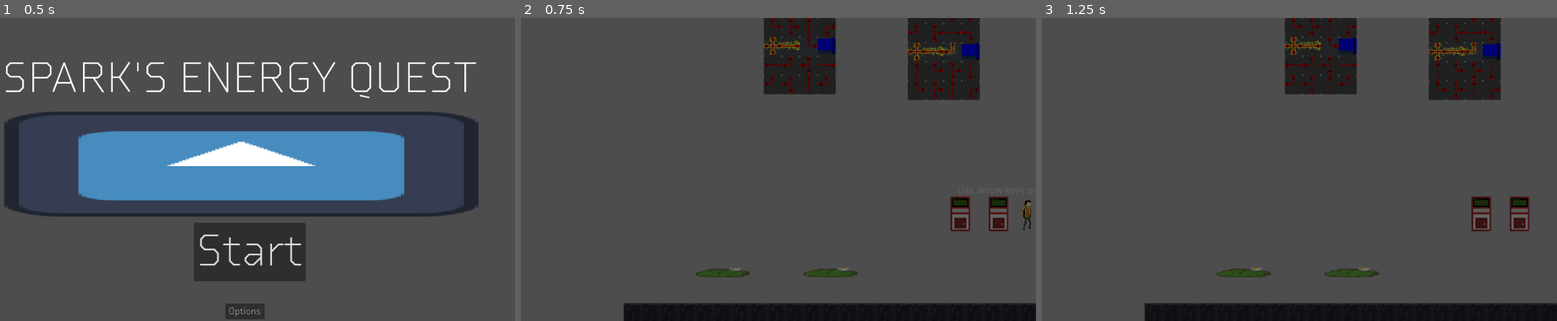
Above: before the commit, frames 1-3 (left to right).
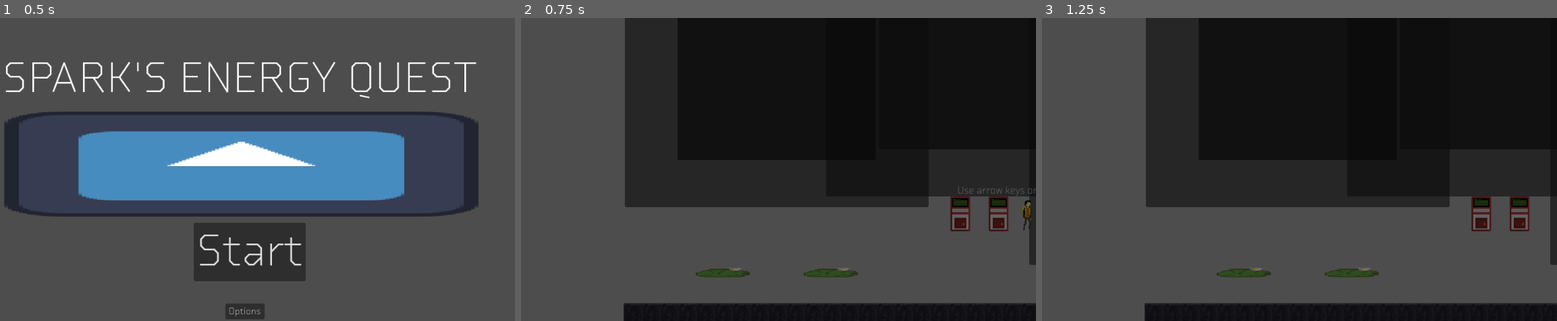
Above: after the commit, the same moments.

Repository: The-Spark-Industries/spark-energy
Game: Godot game, scene res://Master Scenes/titleScreen.tscn
Same seed, same stepped clock (60 frames per second), same inputs: the game is played once before the commit and once after it. The engine's default icon, where the game draws it, is replaced by a stand-in: a white triangle on a blue panel in a dark square.
Inputs:
- Up to frame 1 (0.5 s): no input
- Up to frame 2 (0.75 s): click "Start" at 0.5 s
- Up to frame 3 (1.25 s): no input

Frame 1 is identical in both runs. In frame 2, 44% of the frame differs, in the area x 20-100%, y 0-82%; in frame 3, 44%.
Error after the commit: Parse Error: Function "_is_sink_reached" has the same name as a previously declared function. (res://Scripts/PipeMinigame.gd:646)

Commit message:
Pipe puzzle updates

Diff:
--- a/Scripts/PipeMinigame.gd
+++ b/Scripts/PipeMinigame.gd
@@ -257,6 +257,10 @@
 	_active = true
 	_solved = false
 	visible = true
+	if embedded_mode:
+		_title_label.visible = true
+		_info_label.visible = true
+		_status_label.visible = true
 	call_deferred("_ensure_visible_on_top")
 	_status_label.text = _controls_hint_text()
 	if not _puzzle:
@@ -270,6 +274,10 @@
 	_active = false
 	if not embedded_mode:
 		visible = false
+	else:
+		_title_label.visible = false
+		_info_label.visible = false
+		_status_label.visible = false
 	_grabbed_index = -1
 	get_tree().paused = false
 
@@ -482,11 +490,39 @@
 	var center_y: int = _grid_height / 2
 	_cursor_index = _idx(center_x, center_y)
 	_grabbed_index = -1
+	_title_label.text = _puzzle_display_name()
 	_info_label.text = "Build a connected pipe route from source to drain."
 	_status_label.text = _controls_hint_text()
 	_refresh_flow_state(false)
 	# Re-apply visuals on next frame so TextureRect sizes are valid before rotation pivots are used.
 	call_deferred("_refresh_flow_state", false)
+
+func _puzzle_display_name() -> String:
+	if _puzzle == null:
+		return "Pipe Control"
+	var in_name := _port_location_name(_puzzle.source_pos)
+	var out_name := _port_location_name(_puzzle.sink_pos)
+	return "Pipe Control (IN: %s, OUT: %s)" % [in_name, out_name]
+
+func _port_location_name(pos: Vector2i) -> String:
+	if pos.y < 0:
+		return "Top %s" % _axis_word(pos.x, _grid_size, "column")
+	if pos.y >= _grid_height:
+		return "Bottom %s" % _axis_word(pos.x, _grid_size, "column")
+	if pos.x < 0:
+		return "Left %s" % _axis_word(pos.y, _grid_height, "row")
+	if pos.x >= _grid_size:
+		return "Right %s" % _axis_word(pos.y, _grid_height, "row")
+	return "Inside (%d,%d)" % [pos.x, pos.y]
+
+func _axis_word(index: int, count: int, axis: String) -> String:
+	if index == 0:
+		return "left" if axis == "column" else "top"
+	if index == count - 1:
+		return "right" if axis == "column" else "bottom"
+	if count % 2 == 1 and index == int(count / 2):
+		return "middle"
+	return "%s %d" % [axis, index + 1]
 
 func _toggle_select() -> void:
 	if _grabbed_index == -1:
@@ -560,7 +596,13 @@
 
 	var reached := _trace_flow_from_source()
 	if _is_sink_reached(reached):
-		await _handle_solved(reached, "Water reached the end. Puzzle solved!")
+		_solved = true
+		_status_label.text = "Water reached the end. Puzzle solved!"
+		#$"PuzzleComplete".play()
+		_update_cells(reached)
+		completed.emit(true)
+		await get_tree().create_timer(2.7).timeout
+		close_minigame()
 	else:
 		_status_label.text = "Flow failed before the end. Re-route the pipes."
 		_update_cells(reached)
@@ -601,10 +643,39 @@
 		await get_tree().create_timer(solved_close_delay).timeout
 	close_minigame()
 
+func _is_sink_reached(reached: Array[int]) -> bool:
+	if _puzzle == null:
+		return false
+	if not _is_in_grid(_puzzle.sink_pos):
+		var sink_attachment := _virtual_port_attachment(_puzzle.sink_pos)
+		if sink_attachment.is_empty():
+			return false
+		var sink_cell: Vector2i = sink_attachment["cell"]
+		var sink_connector: int = int(sink_attachment["connector"])
+		var sink_cell_idx := _idx(sink_cell.x, sink_cell.y)
+		if not reached.has(sink_cell_idx):
+			return false
+		return _connectors(_pieces[sink_cell_idx]).has(sink_connector)
+	var sink_idx := _idx(_puzzle.sink_pos.x, _puzzle.sink_pos.y)
+	return reached.has(sink_idx)
+
 func _trace_flow_from_source() -> Array[int]:
-	var source_idx := _idx(_puzzle.source_pos.x, _puzzle.source_pos.y)
 	var visited: Array[int] = []
-	var queue: Array[int] = [source_idx]
+	var queue: Array[int] = []
+
+	if _is_in_grid(_puzzle.source_pos):
+		queue.append(_idx(_puzzle.source_pos.x, _puzzle.source_pos.y))
+	else:
+		var source_attachment := _virtual_port_attachment(_puzzle.source_pos)
+		if source_attachment.is_empty():
+			return visited
+		var source_cell: Vector2i = source_attachment["cell"]
+		var source_connector: int = int(source_attachment["connector"])
+		var source_cell_idx := _idx(source_cell.x, source_cell.y)
+		if _connectors(_pieces[source_cell_idx]).has(source_connector):
+			queue.append(source_cell_idx)
+		else:
+			return visited
 
 	while queue.size() > 0:
 		var current: int = queue.pop_front()
@@ -626,6 +697,20 @@
 				queue.append(nidx)
 
 	return visited
+
+func _is_in_grid(pos: Vector2i) -> bool:
+	return pos.x >= 0 and pos.x < _grid_size and pos.y >= 0 and pos.y < _grid_height
+
+func _virtual_port_attachment(port_pos: Vector2i) -> Dictionary:
+	if port_pos.y < 0 and port_pos.x >= 0 and port_pos.x < _grid_size:
+		return {"cell": Vector2i(port_pos.x, 0), "connector": DIR_UP}
+	if port_pos.y >= _grid_height and port_pos.x >= 0 and port_pos.x < _grid_size:
+		return {"cell": Vector2i(port_pos.x, _grid_height - 1), "connector": DIR_DOWN}
+	if port_pos.x < 0 and port_pos.y >= 0 and port_pos.y < _grid_height:
+		return {"cell": Vector2i(0, port_pos.y), "connector": DIR_LEFT}
+	if port_pos.x >= _grid_size and port_pos.y >= 0 and port_pos.y < _grid_height:
+		return {"cell": Vector2i(_grid_size - 1, port_pos.y), "connector": DIR_RIGHT}
+	return {}
 
 func _update_cells(flow_cells: Array[int] = []) -> void:
 	for i in range(_pieces.size()):
--- a/Scripts/PipePuzzleDefinition.gd
+++ b/Scripts/PipePuzzleDefinition.gd
@@ -121,6 +121,143 @@
 	puzzle.set_piece(1, 2, "straight", 1)
 	puzzle.set_piece(2, 2, "corner", 3)
 	return puzzle
+
+## Convert in-grid source/sink endpoints to hidden ports just outside the board.
+## Endpoint cells are converted to bridge pieces so puzzles remain solvable.
+static func with_hidden_ports(puzzle: PipePuzzleDefinition) -> PipePuzzleDefinition:
+	if puzzle == null:
+		return null
+
+	if _is_in_grid_pos(puzzle, puzzle.source_pos):
+		_convert_endpoint_to_hidden_port(puzzle, puzzle.source_pos, true)
+	if _is_in_grid_pos(puzzle, puzzle.sink_pos):
+		_convert_endpoint_to_hidden_port(puzzle, puzzle.sink_pos, false)
+
+	return puzzle
+
+static func _convert_endpoint_to_hidden_port(puzzle: PipePuzzleDefinition, pos: Vector2i, is_source: bool) -> void:
+	var piece := puzzle.get_piece(pos.x, pos.y)
+	if piece.is_empty():
+		return
+
+	var connectors := _piece_connectors(piece)
+	if connectors.is_empty():
+		return
+
+	var inner_dir := int(connectors[0])
+	var preferred_outside := _opposite_dir(inner_dir)
+	var outside_dir := _pick_outside_dir_for_edge_pos(puzzle, pos, preferred_outside)
+	if outside_dir == -1:
+		return
+
+	var bridge := _bridge_piece_for_dirs(outside_dir, inner_dir)
+	puzzle.set_piece(pos.x, pos.y, String(bridge.get("kind", "empty")), int(bridge.get("rot", 0)), bool(piece.get("locked", true)))
+
+	var hidden_pos := pos + _dir_to_vec(outside_dir)
+	if is_source:
+		puzzle.source_pos = hidden_pos
+	else:
+		puzzle.sink_pos = hidden_pos
+
+static func _is_in_grid_pos(puzzle: PipePuzzleDefinition, pos: Vector2i) -> bool:
+	return pos.x >= 0 and pos.x < puzzle.grid_width and pos.y >= 0 and pos.y < puzzle.grid_height
+
+static func _pick_outside_dir_for_edge_pos(puzzle: PipePuzzleDefinition, pos: Vector2i, preferred_dir: int) -> int:
+	var candidates: Array[int] = []
+	if pos.x == 0:
+		candidates.append(3)
+	if pos.x == puzzle.grid_width - 1:
+		candidates.append(1)
+	if pos.y == 0:
+		candidates.append(0)
+	if pos.y == puzzle.grid_height - 1:
+		candidates.append(2)
+
+	for d in candidates:
+		if d == preferred_dir:
+			return d
+	if candidates.is_empty():
+		return -1
+	return candidates[0]
+
+static func _bridge_piece_for_dirs(a: int, b: int) -> Dictionary:
+	if (a == 0 and b == 2) or (a == 2 and b == 0):
+		return {"kind": "straight", "rot": 0}
+	if (a == 1 and b == 3) or (a == 3 and b == 1):
+		return {"kind": "straight", "rot": 1}
+	if (a == 0 and b == 1) or (a == 1 and b == 0):
+		return {"kind": "corner", "rot": 0}
+	if (a == 1 and b == 2) or (a == 2 and b == 1):
+		return {"kind": "corner", "rot": 1}
+	if (a == 2 and b == 3) or (a == 3 and b == 2):
+		return {"kind": "corner", "rot": 2}
+	return {"kind": "corner", "rot": 3}
+
+static func _piece_connectors(piece: Dictionary) -> Array[int]:
+	var kind := String(piece.get("kind", "empty"))
+	var rot := posmod(int(piece.get("rot", 0)), 4)
+
+	match kind:
+		"source":
+			match rot:
+				0:
+					return [1]
+				1:
+					return [2]
+				2:
+					return [3]
+				_:
+					return [0]
+		"sink":
+			match rot:
+				0:
+					return [3]
+				1:
+					return [0]
+				2:
+					return [1]
+				_:
+					return [2]
+		"straight":
+			if rot % 2 == 0:
+				return [0, 2]
+			return [1, 3]
+		"corner":
+			match rot:
+				0:
+					return [0, 1]
+				1:
+					return [1, 2]
+				2:
+					return [2, 3]
+				_:
+					return [3, 0]
+		"tee":
+			match rot:
+				0:
+					return [0, 3, 1]
+				1:
+					return [0, 1, 2]
+				2:
+					return [3, 1, 2]
+				_:
+					return [0, 3, 2]
+		_:
+			return []
+
+static func _dir_to_vec(d: int) -> Vector2i:
+	match d:
+		0:
+			return Vector2i(0, -1)
+		1:
+			return Vector2i(1, 0)
+		2:
+			return Vector2i(0, 1)
+		_:
+			return Vector2i(-1, 0)
+
+static func _opposite_dir(d: int) -> int:
+	return (d + 2) % 4
 
 ## Create a unique 4x4 puzzle.
 static func create_puzzle_4x4() -> PipePuzzleDefinition:
--- a/Scripts/PipePuzzleTerminal.gd
+++ b/Scripts/PipePuzzleTerminal.gd
@@ -106,9 +106,12 @@
 				_puzzle = PipePuzzleDefinition.create_wire_full_7x6()
 			_:
 				_puzzle = PipePuzzleDefinition.create_default()
-		puzzle_definition = _puzzle.to_dict()
 	else:
 		_puzzle = PipePuzzleDefinition.from_dict(puzzle_definition)
+
+	# Normalize every puzzle to hidden in/out ports for consistent presentation.
+	_puzzle = PipePuzzleDefinition.with_hidden_ports(_puzzle)
+	puzzle_definition = _puzzle.to_dict()
 
 	# Randomize at level load so puzzle state is ready before any interaction.
 	_randomize_puzzle_first_open()
